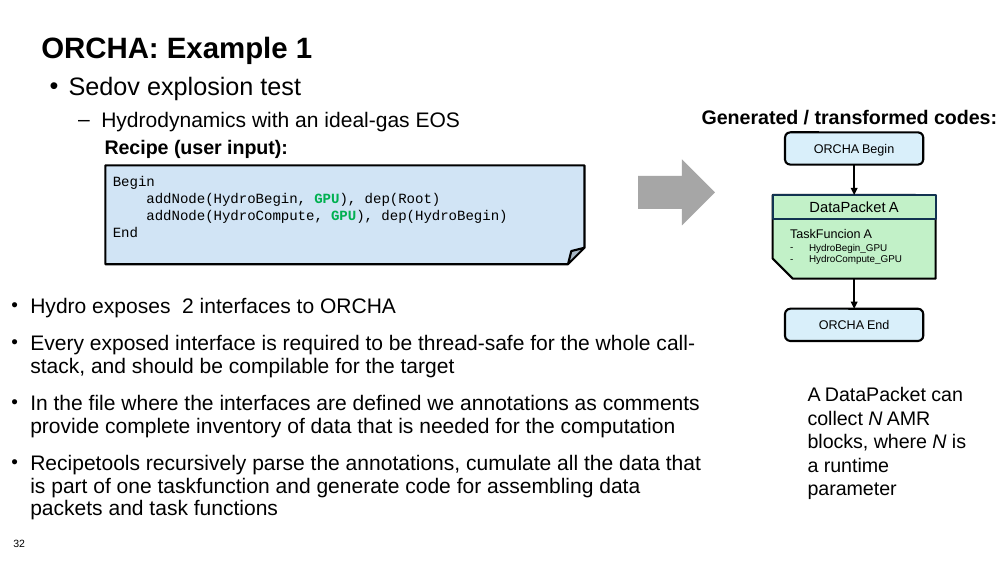
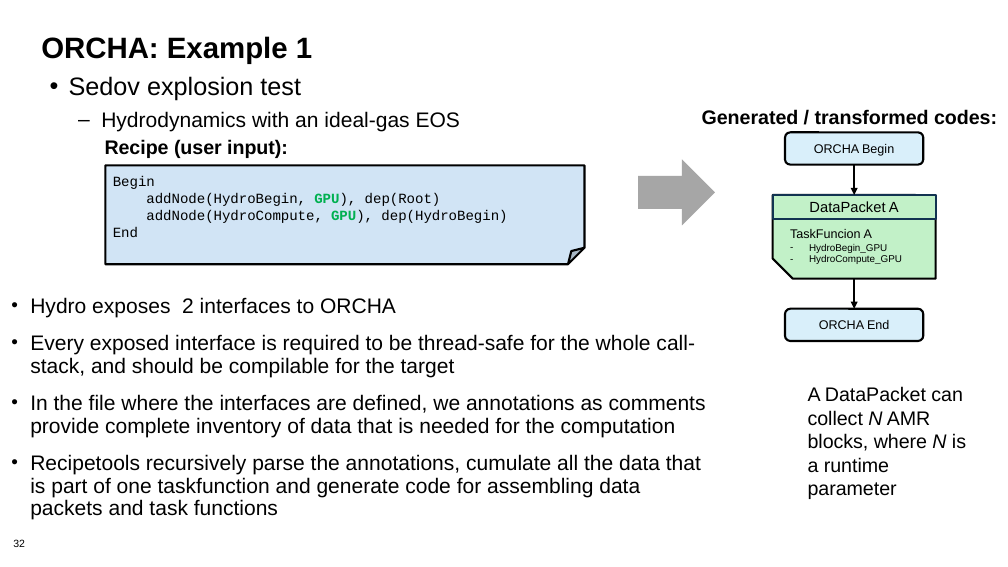
Before and after one commit to bssw-tutorial/presentations, a slide deck: slide 32 of design.pptx. Drawn at 1008x567 pixels with LibreOffice and Linux fonts; fonts in the diff are those of the drawing. Boxes give left, top, right and bottom in pixels: in the first picture for what was removed or moved away, otherwise in the second. Text is boxed around its words. In the diff, an @@ line names an element or a change of style, - is before the commit and + after.

```diff
--- a/design.pptx
+++ b/design.pptx
@@ text at <box>30,394,706,437</box>: text changed @@
-• In the file where the interfaces are defined we annotations as comments provide complete inventory of data that is needed for the computation
+• In the file where the interfaces are defined, we annotations as comments provide complete inventory of data that is needed for the computation
```
Also in this commit, not shown: 3 other slides changed, 2 other files.
